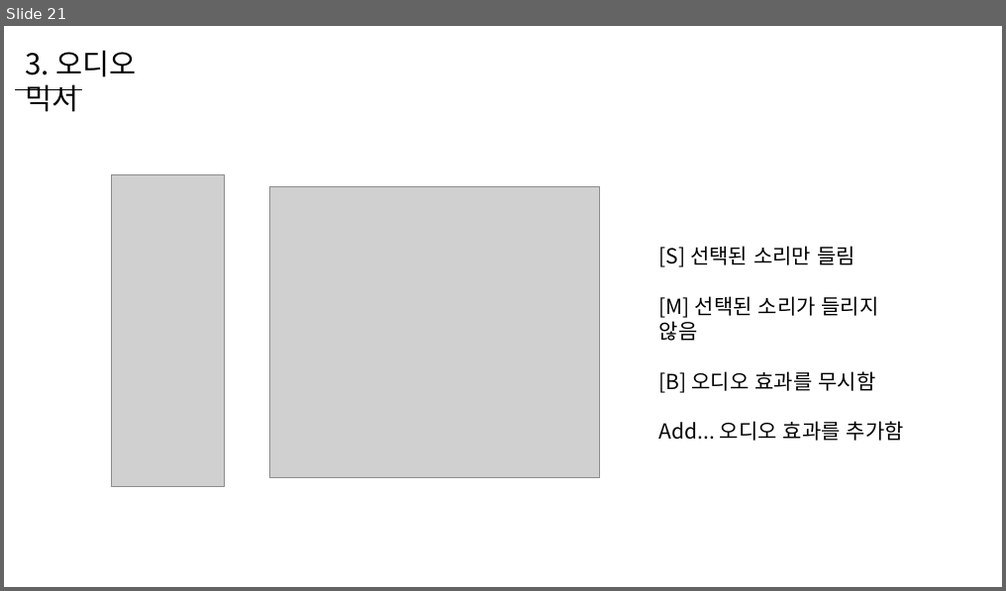
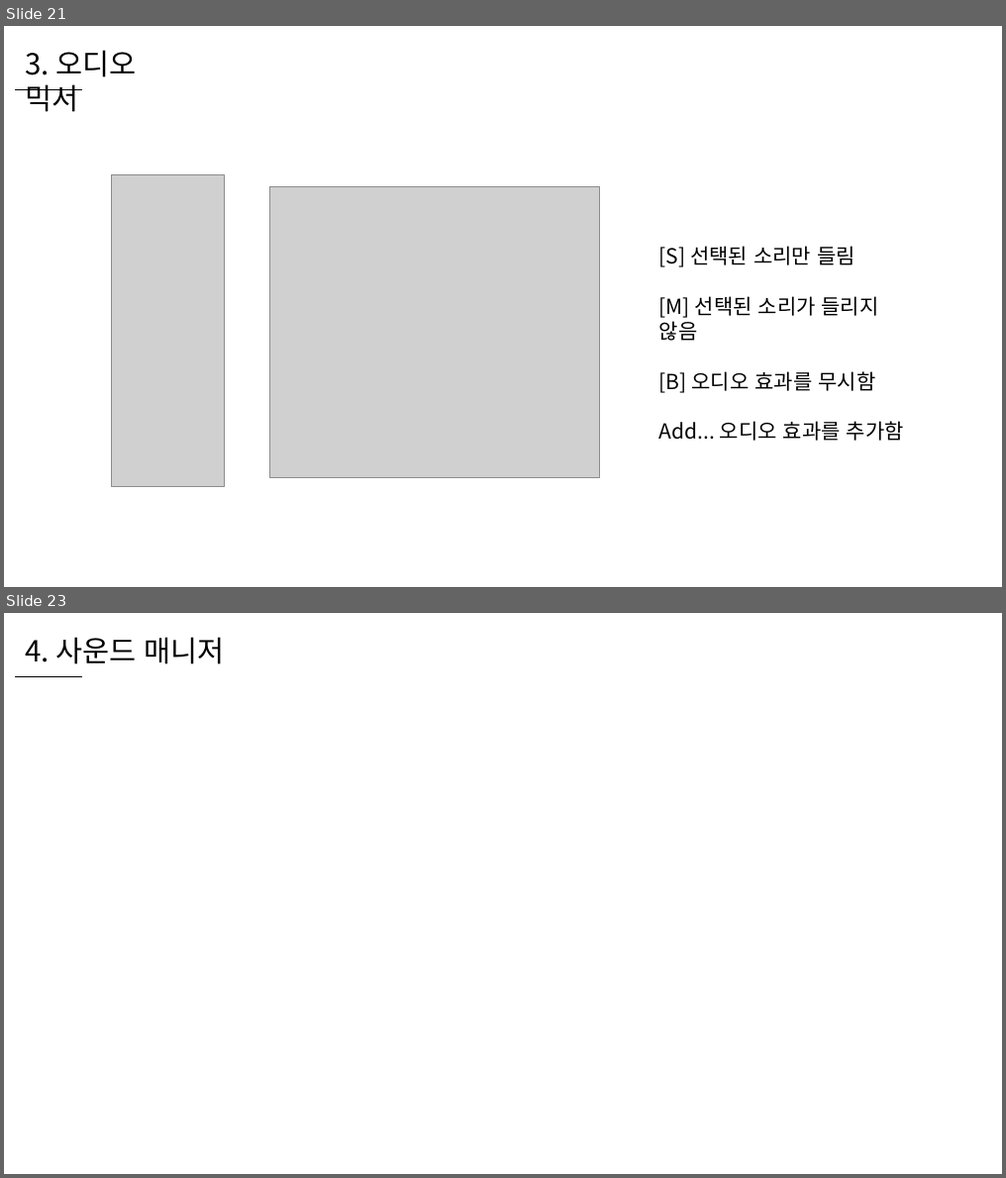
Before and after one commit to WooLyung/2022-Unity-Lecture, a slide deck: 1 - 소리.pptx. Shown one above the other, each under a label of ours: slide 21 before the commit, slides 21 and 23 after it; the slides between them are not shown. The pictures are 1006x591 and 1006x1178 pixels, drawn with LibreOffice and Linux fonts; fonts in the diff are those of the drawing; grey boxes stand for pictures. Boxes give left, top, right and bottom in pixels: in the first picture for what was removed or moved away, otherwise in the second. Text is boxed around its words. In the diff, an @@ line names an element or a change of style, - is before the commit and + after.

```diff
--- a/1 - 소리.pptx
+++ b/1 - 소리.pptx
@@ slide 23 added at (4, 613, 1002, 1174), background #FFFFFF @@
@@ text added at (26, 637, 225, 664), 28 pt, text #000000 @@
+4. 사운드 매니저
@@ line added from (15, 676) to (82, 676), #000000 0.5 pt @@
```
Also in this commit, not shown: 2 slides changed, 5 other files.
